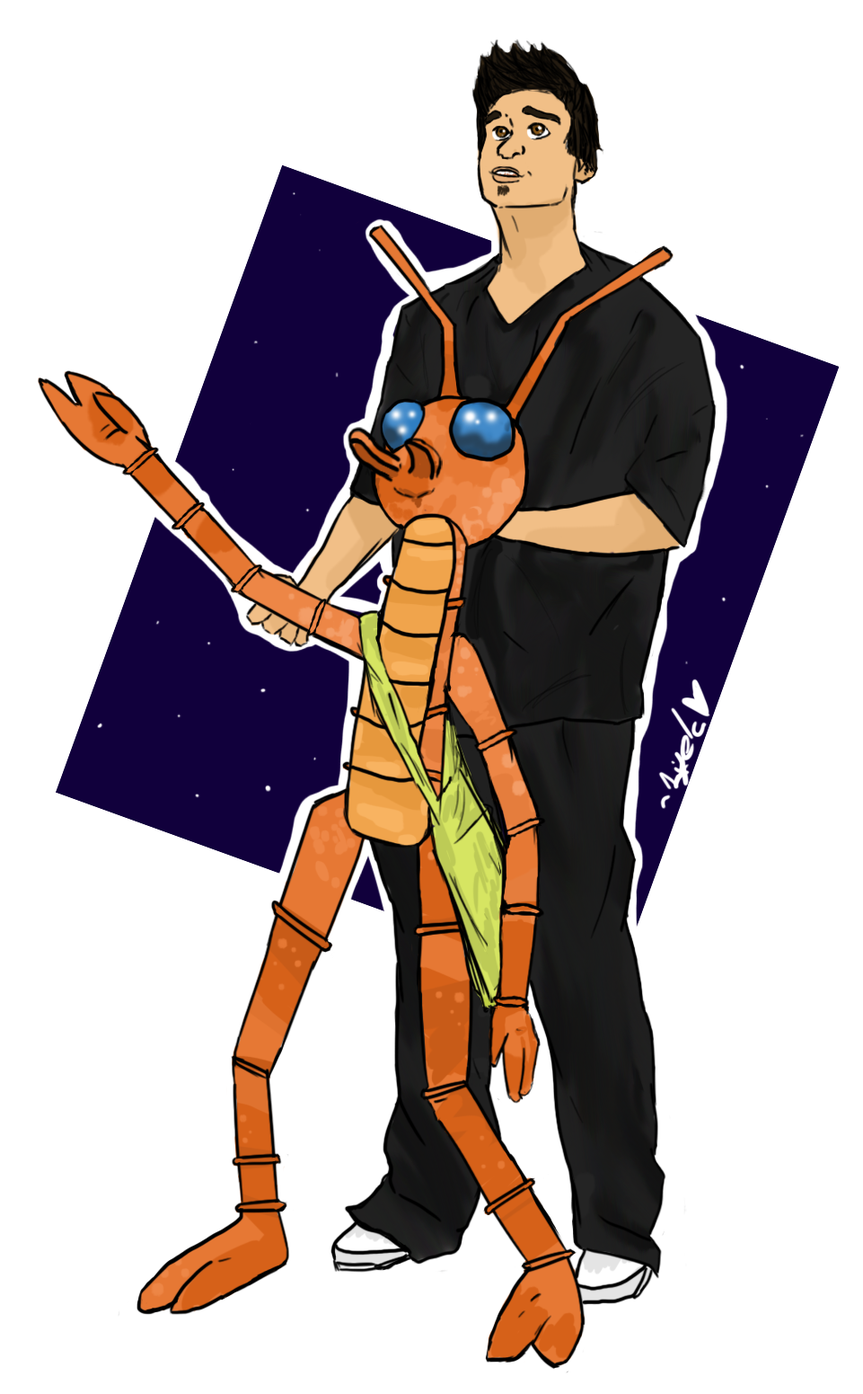
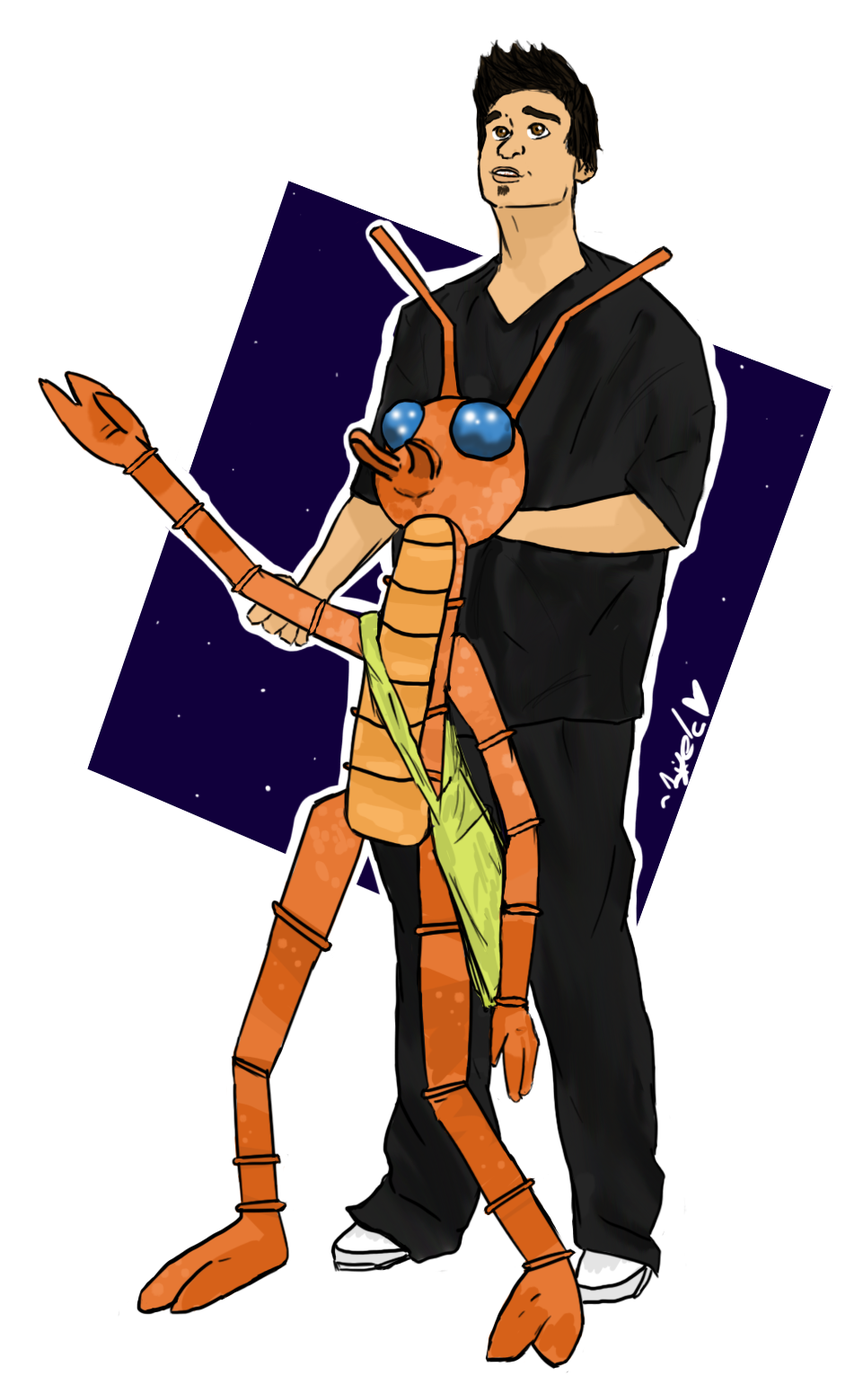
Comparing the layer stacks of the two (863, 1394) images. Changes:
painted on "Background" over [55, 164, 840, 946]
